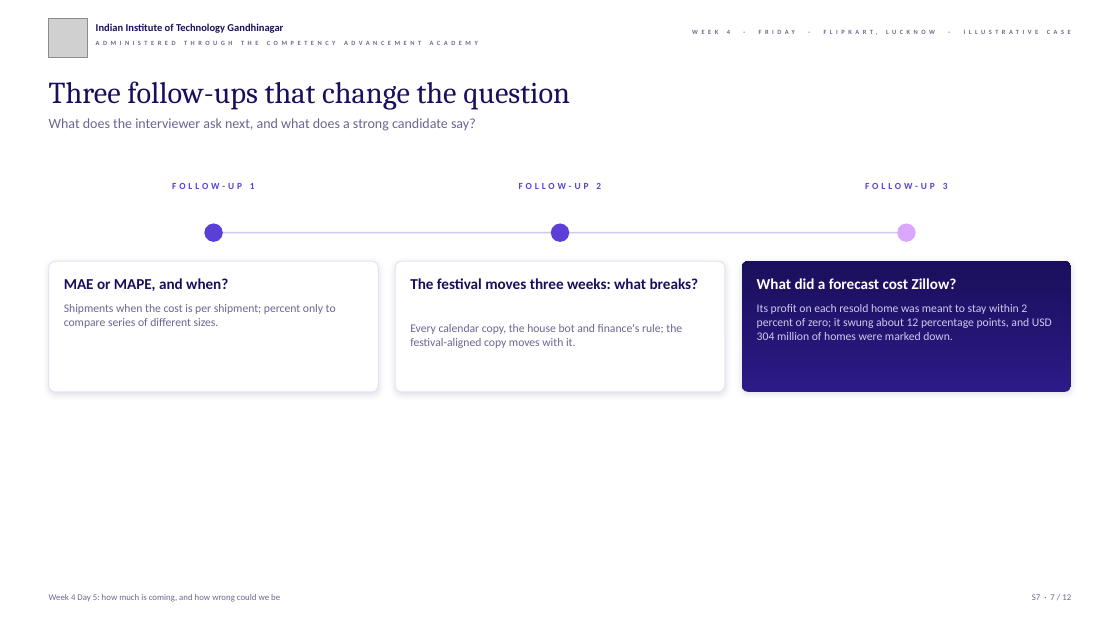
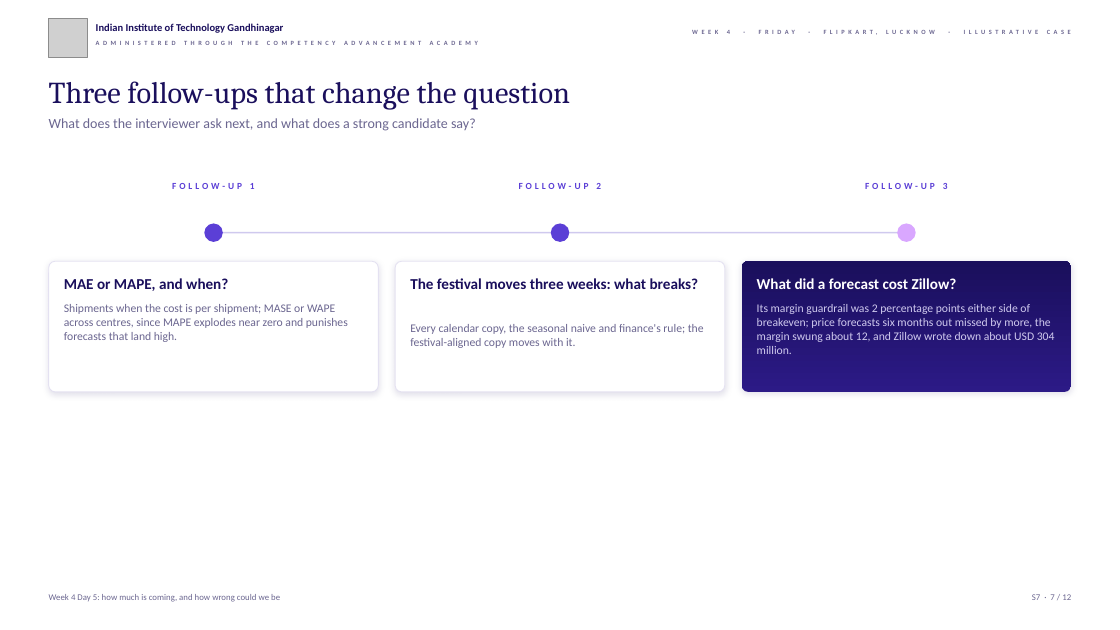
Before and after one commit to fde-academy-lab/c2-content-factory, a slide deck: slide 7 of content/W04/D5/slides/C2_W04_D05_half2_STUDENT.pptx. Drawn at 1120x630 pixels with LibreOffice and Linux fonts; fonts in the diff are those of the drawing; grey boxes stand for pictures; background and template pictures are left out. Boxes give left, top, right and bottom in pixels: in the first picture for what was removed or moved away, otherwise in the second. Text is boxed around its words. In the diff, an @@ line names an element or a change of style, - is before the commit and + after.

```diff
--- a/content/W04/D5/slides/C2_W04_D05_half2_STUDENT.pptx
+++ b/content/W04/D5/slides/C2_W04_D05_half2_STUDENT.pptx
@@ text at bbox=[64, 304, 348, 342]: text changed @@
-Shipments when the cost is per shipment; percent only to compare series of different sizes.
+Shipments when the cost is per shipment; MASE or WAPE across centres, since MAPE explodes near zero and punishes forecasts that land high.
@@ text at bbox=[410, 324, 704, 348]: text changed @@
-Every calendar copy, the house bot and finance's rule; the festival-aligned copy moves with it.
+Every calendar copy, the seasonal naive and finance's rule; the festival-aligned copy moves with it.
@@ text at bbox=[757, 304, 1055, 354]: text changed @@
-Its profit on each resold home was meant to stay within 2 percent of zero; it swung about 12 percentage points, and USD 304 million of homes were marked down.
+Its margin guardrail was 2 percentage points either side of breakeven; price forecasts six months out missed by more, the margin swung about 12, and Zillow wrote down about USD 304 million.
```
Also in this commit, not shown: 8 other slides changed, 8 other files.
